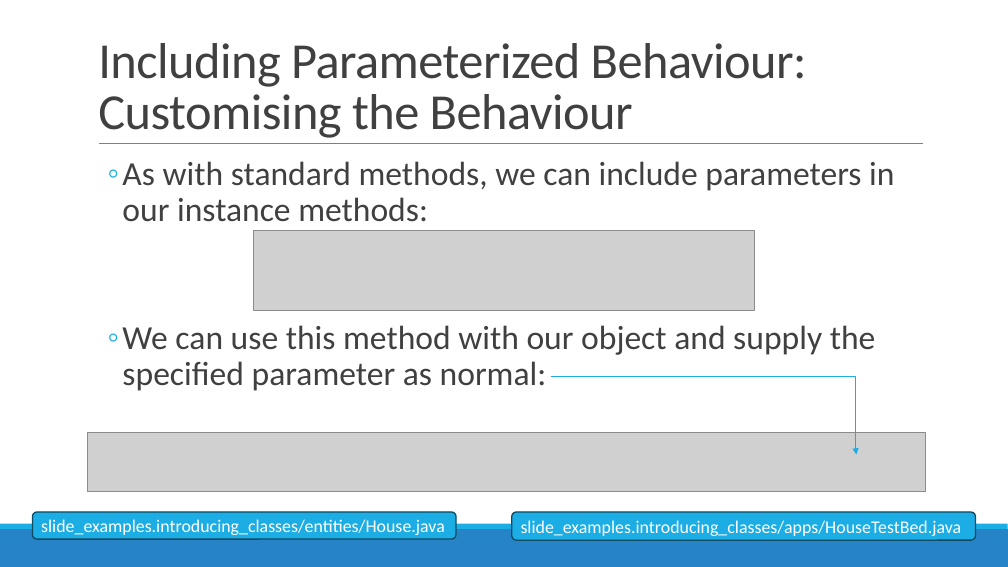
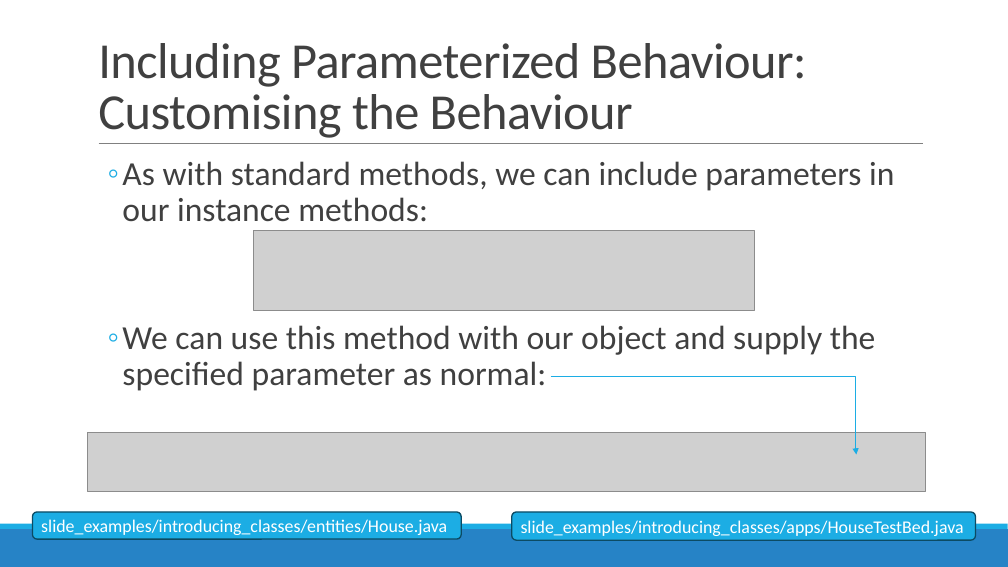
Before and after one commit to mgraham-dkit/OOP_Java_course_materials_2026-27, a slide deck: slide 22 of Notes/01) Introducing Classes.pptx (slide 20 before the commit). Drawn at 1008x567 pixels with LibreOffice and Linux fonts; fonts in the diff are those of the drawing; grey boxes stand for pictures. Boxes give left, top, right and bottom in pixels: in the first picture for what was removed or moved away, otherwise in the second. Text is boxed around its words. In the diff, an @@ line names an element or a change of style, - is before the commit and + after.

```diff
--- a/Notes/01) Introducing Classes.pptx
+++ b/Notes/01) Introducing Classes.pptx
@@ rounded rectangle "slide_examples/introducing_classes/entities/House.java": place and size @@
-rounded rectangle "slide_examples/introducing_classes/entities/House.java" at <box>33,512,456,539</box>
+rounded rectangle "slide_examples/introducing_classes/entities/House.java" at <box>33,512,461,539</box>
@@ text in rounded rectangle at <box>41,519,447,535</box>: text changed @@
-slide_examples.introducing_classes/entities/House.java
+slide_examples/introducing_classes/entities/House.java
@@ text in rounded rectangle at <box>521,520,964,536</box>: text changed @@
-slide_examples.introducing_classes/apps/HouseTestBed.java
+slide_examples/introducing_classes/apps/HouseTestBed.java
```
Also in this commit, not shown: 5 other slides changed, 2 slides added, 3 other files.
